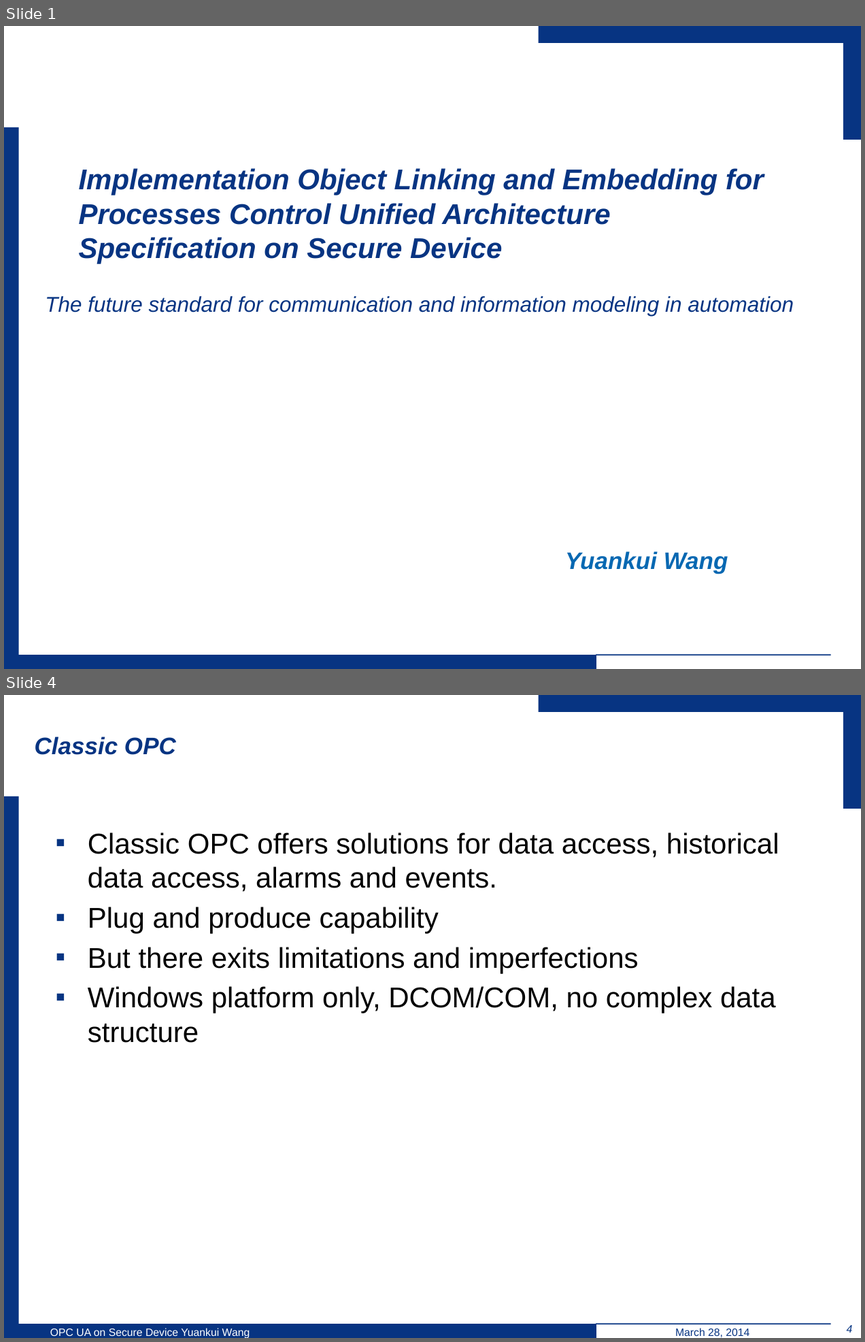
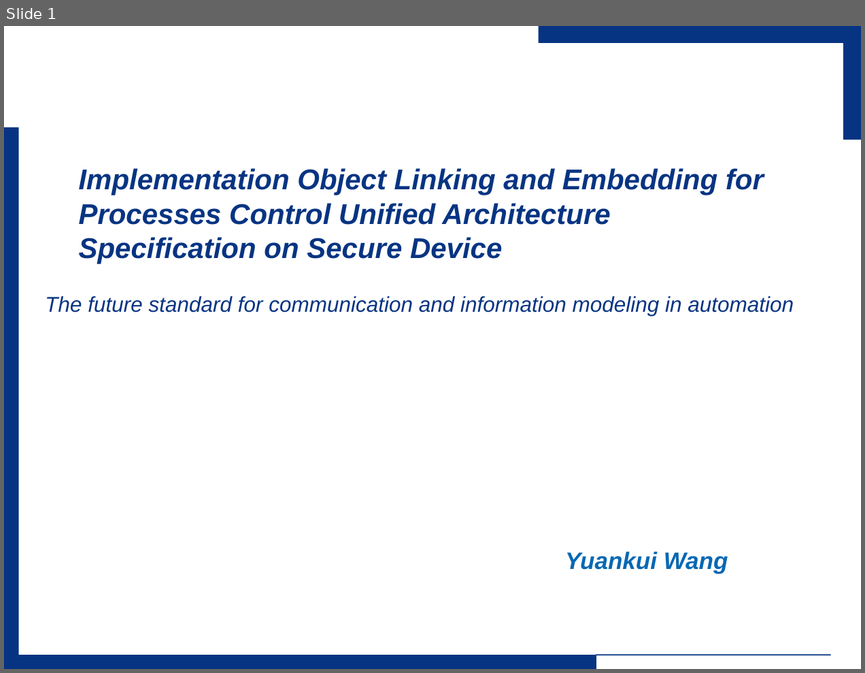
Before and after one commit to wsuetholz/opc-ua-wangyk-upb-morpho, a slide deck: ppt/Einleitung.pptx. Shown one above the other, each under a label of ours: slides 1 and 4 before the commit, slide 1 after it; the slides between them are not shown. The pictures are 865x1342 and 865x673 pixels, drawn with LibreOffice and Linux fonts; fonts in the diff are those of the drawing; background and template pictures are left out. Boxes give left, top, right and bottom in pixels: in the first picture for what was removed or moved away, otherwise in the second. Text is boxed around its words. In the diff, an @@ line names an element or a change of style, - is before the commit and + after.

```diff
--- a/ppt/Einleitung.pptx
+++ b/ppt/Einleitung.pptx
@@ slide 4 removed at [4,695,861,1338], background #FFFFFF; not listed: 5 template elements that a slide beside it also shows @@
@@ title removed at [35,736,176,755] @@
-Classic OPC
@@ text removed at [88,832,779,1042] @@
-▪ Classic OPC offers solutions for data access, historical data access, alarms and events.
-▪ Plug and produce capability
-▪ But there exits limitations and imperfections
-▪ Windows platform only, DCOM/COM, no complex data structure
@@ page number removed at [847,1325,853,1332] @@
-4
@@ text removed at [50,1327,250,1338] @@
-OPC UA on Secure Device Yuankui Wang
@@ text removed at [675,1327,749,1337] @@
-March 28, 2014
```
Also in this commit, not shown: 15 slides changed, 3 slides added.
